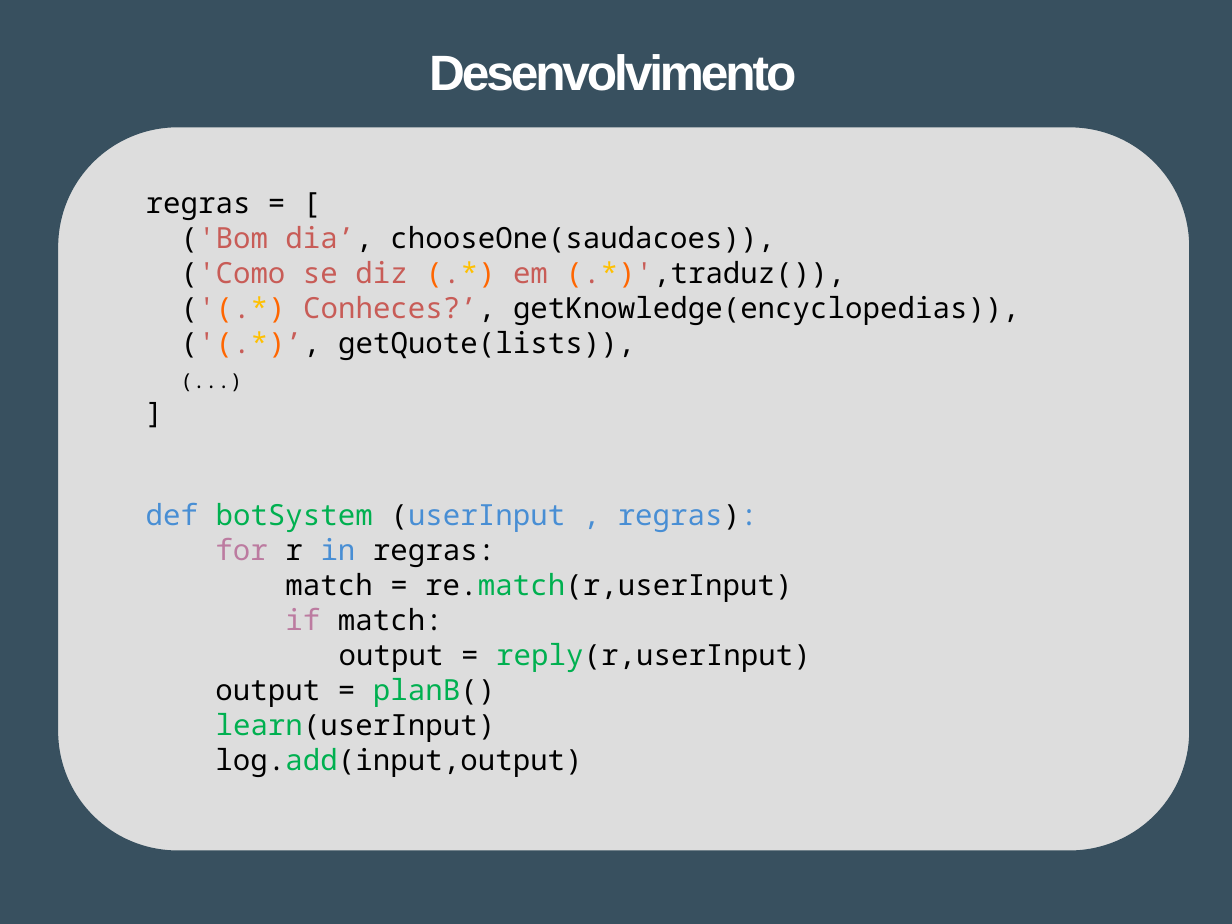
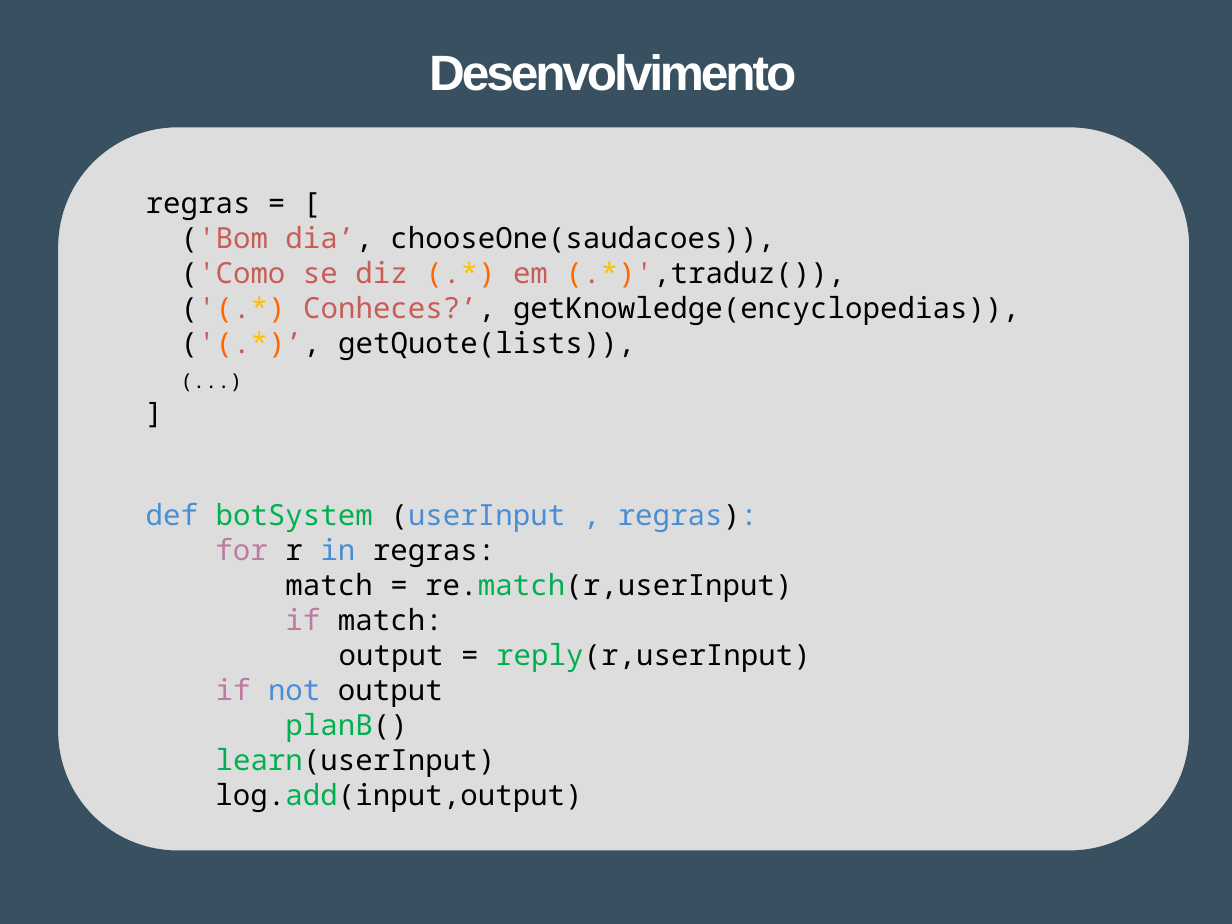
Before and after one commit to Tibblue/PLC, a slide deck: slide 6 of LEI/apresentações/apresLEI.pptx. Drawn at 1232x924 pixels with LibreOffice and Linux fonts; fonts in the diff are those of the drawing. Boxes give left, top, right and bottom in pixels: in the first picture for what was removed or moved away, otherwise in the second. Text is boxed around its words. In the diff, an @@ line names an element or a change of style, - is before the commit and + after.

Commit message:
[LEI] update ppt

```diff
--- a/LEI/apresentações/apresLEI.pptx
+++ b/LEI/apresentações/apresLEI.pptx
@@ text at (216,678,443,742): text changed @@
-output = planB()
+if not output
+planB()
```
